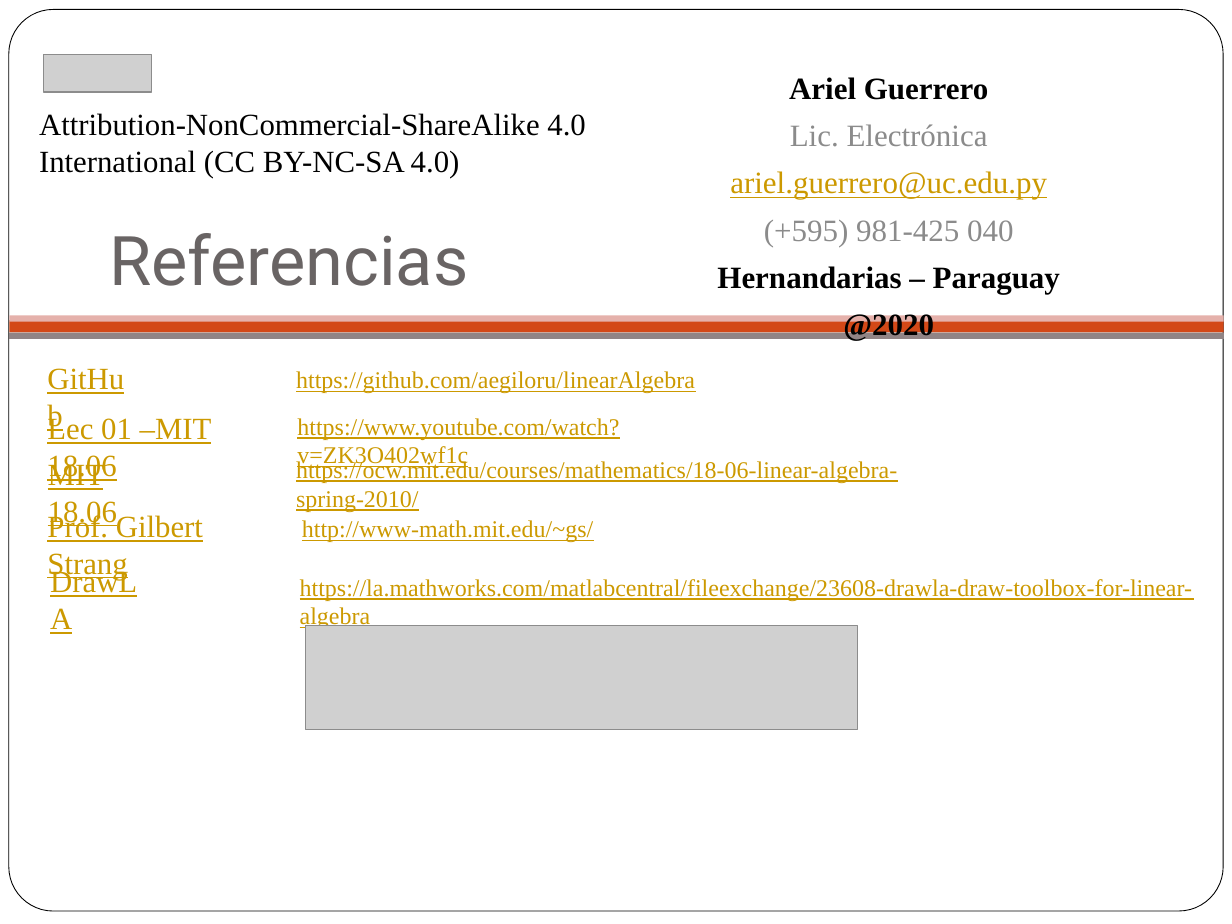
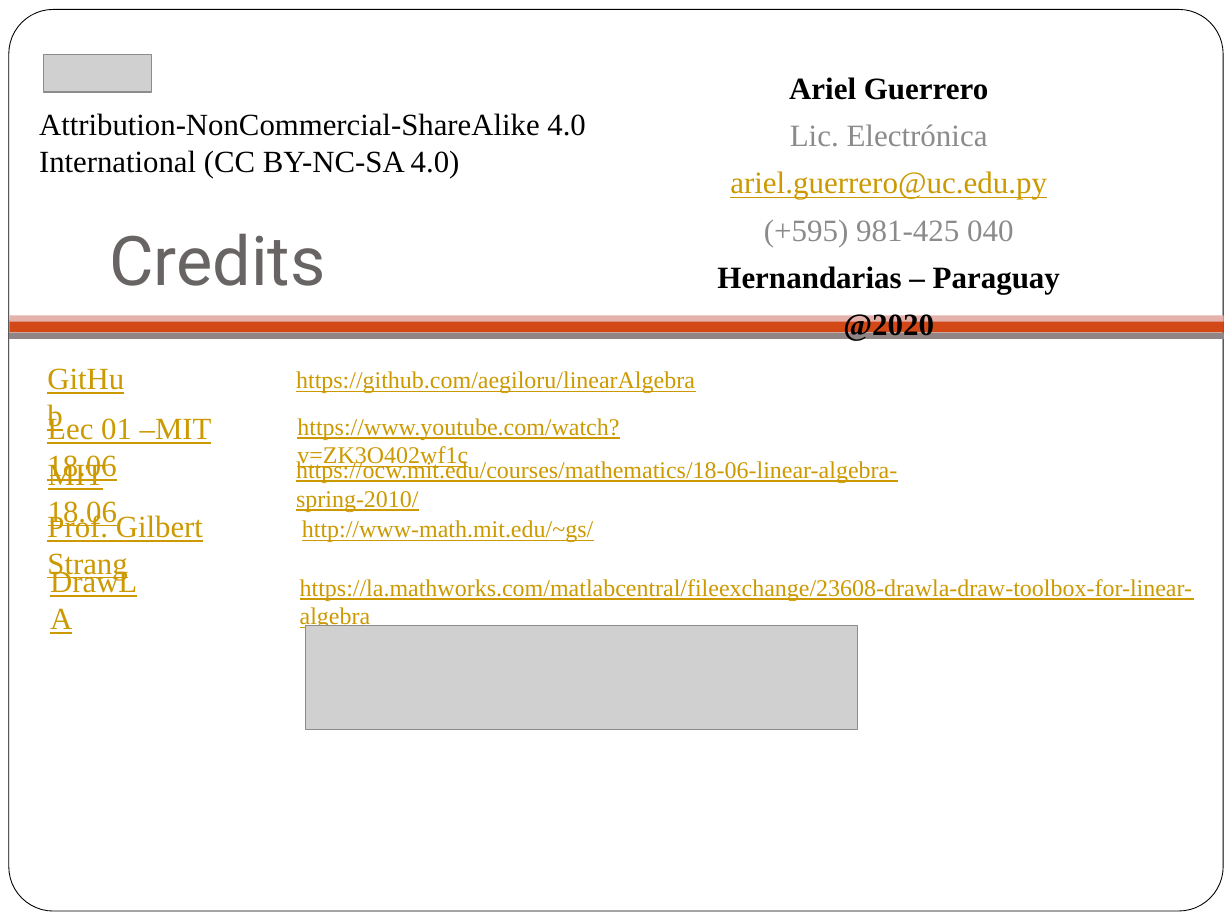
Before and after one commit to aegiloru/linearAlgebra, a slide deck: slide 6 of lectures_strang_en/Lecture_01_Strang_EN.pptx. Drawn at 1232x924 pixels with LibreOffice and Linux fonts; fonts in the diff are those of the drawing; grey boxes stand for pictures; background and template pictures are left out. Boxes give left, top, right and bottom in pixels: in the first picture for what was removed or moved away, otherwise in the second. Text is boxed around its words. In the diff, an @@ line names an element or a change of style, - is before the commit and + after.

Commit message:
Add files via upload
Added creative commons license and credits to MIT 18.06 OCW

```diff
--- a/lectures_strang_en/Lecture_01_Strang_EN.pptx
+++ b/lectures_strang_en/Lecture_01_Strang_EN.pptx
@@ title at box(109, 233, 325, 286): text changed @@
-Referencias
+Credits
```
